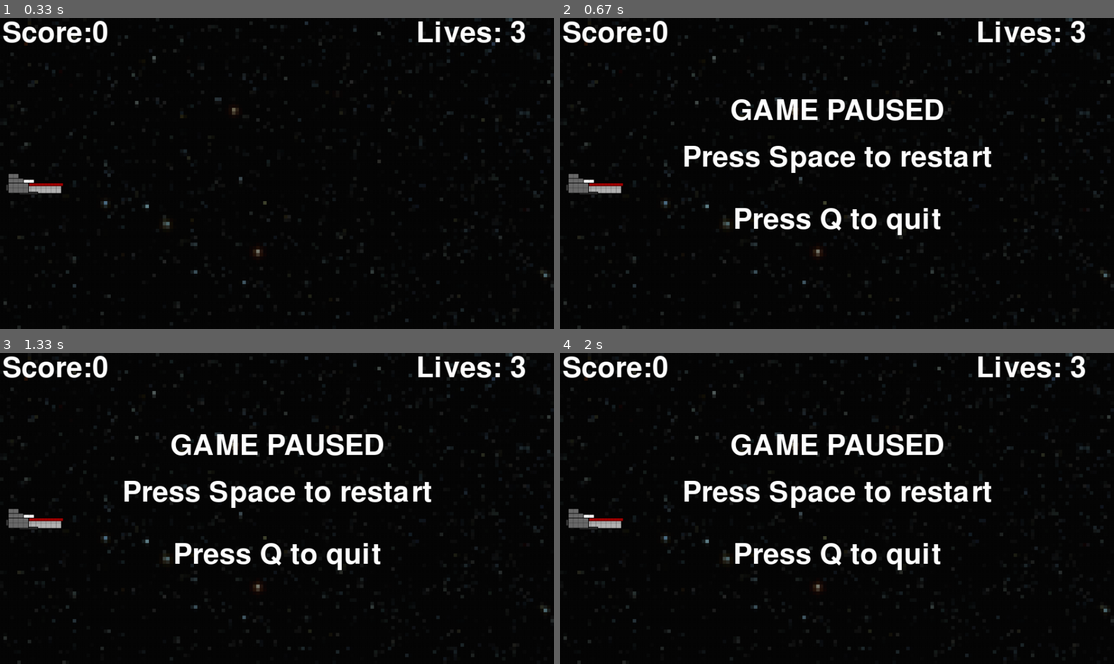
Above: before the commit, frames 1-4 (two rows, left to right).
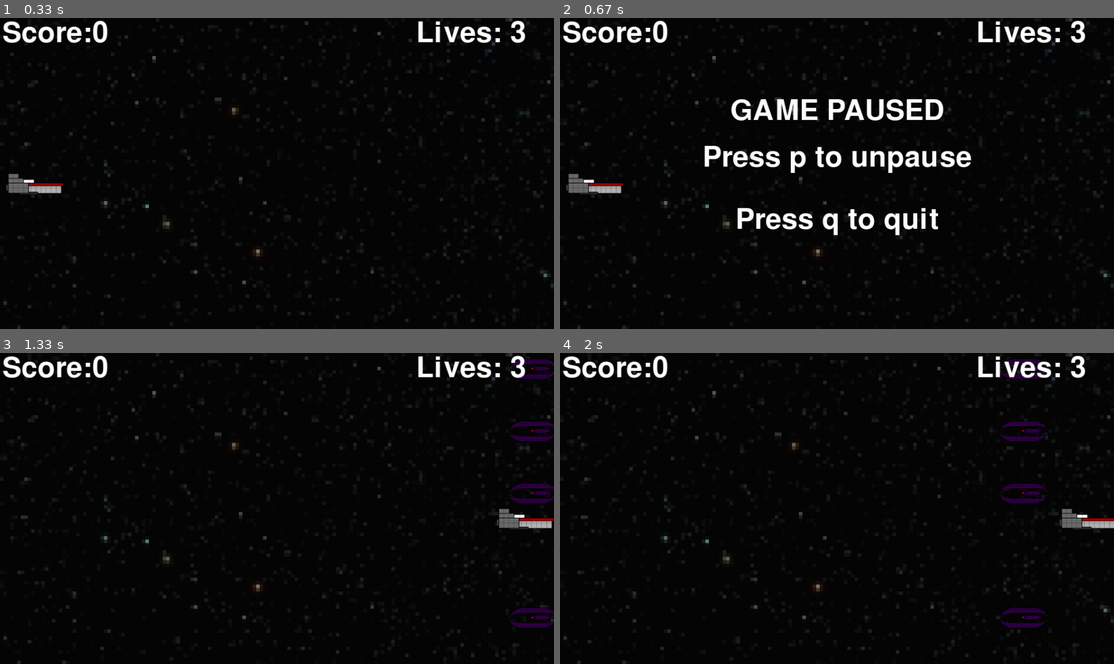
Above: after the commit, the same moments.

Repository: Demi-hero/UoN_Game_Project
Game: pygame game, started from Main.py
Two runs of this game, one before a commit and one after it. Both use one fixed random seed, a clock stepped at 60 frames per second and the inputs below.
Inputs (mouse positions are in pixels of both pictures, inside the frame that each line leads up to):
- Up to frame 1 (0.33 s): no input
- Up to frame 2 (0.67 s): hold P from 0.33 s (still down); hold Right from 0.33 s (still down); move the mouse to (814, 185) at 0.37 s
- Up to frame 3 (1.33 s): release P at 0.8 s; release Right at 0.8 s; hold P 0.83-1.3 s; hold Right 0.83-1.3 s; move the mouse to (454, 499) at 0.87 s; tap Space at 0.9, 1.2 s
- Up to frame 4 (2 s): tap Enter at 1.33 s; hold Right from 1.67 s (still down); tap Space at 1.73 s

Frame 1 is identical in both runs. In frame 2, 3.2% of the frame differs, in the area x 22-78%, y 41-70%; in frame 3, 6.1%, in the area x 1-100%, y 1-89%; in frame 4, 6.1%.

Commit message:
Pause Screen Function
Pause Screen now has a function and a flag. Can quit or resume from the pause screen.

Minimise still is broken.

Diff:
--- a/Main.py
+++ b/Main.py
@@ -35,6 +35,7 @@
         self.move = False
         self.score = 0
         self.lives = 0
+        self.paused = False
 
     # do on initialisation
     def on_init(self):
@@ -71,11 +72,11 @@
         # update hitbox with final pos
 
         self._player_hitbox = pyg.Rect(self.player_xpos, self.player_ypos,
-                                          Sprites.player1.ln, Sprites.player1.ht)
+                                       Sprites.player1.ln, Sprites.player1.ht)
 
         # bullet changes
         for bullet in Sprites.clip:
-            if bullet.alive:
+            if bullet.alive and not self.paused:
                 bullet.x += bullet.vx
                 bullet.hitbox = pyg.Rect(bullet.x, bullet.y, bullet.ln, bullet.ht)
             if bullet.x > Sprites.WIDTH:
@@ -94,10 +95,10 @@
                 if alien.hitbox.colliderect(bullet.hitbox):
                     alien.alive = False
                     bullet.alive = False
-                    self.score += 10
+                    self.score += 50
             if alien.hitbox.colliderect(self._player_hitbox):
                 self.on_crash()
-            if alien.alive:
+            if alien.alive and not self.paused:
                 alien.x += alien.vx
                 alien.hitbox = pyg.Rect(alien.x, alien.y, alien.ln, alien.ht)
             if alien.x < (0 - alien.ln):
@@ -109,28 +110,28 @@
                 alien.hitbox = pyg.Rect(alien.x, alien.y, alien.ln, alien.ht)
 
 
-
     # what to do when images render
     def on_render(self):
-
-        self._display_surf.fill(self.white)
-        self._display_surf.blit(self._backgroud_image, (0, 0))
-        self._display_surf.blit(self._image_surf, (self.player_xpos,
-                                                   self.player_ypos))
-        for bullet in Sprites.clip:
-            if bullet.alive:
-                self._display_surf.blit(bullet.bull, (bullet.x, bullet.y))
-        for alien in Sprites.swarm:
-            if alien.alive:
-                self._display_surf.blit(alien.ship, (alien.x, alien.y))
-        self.message_display("Score:{}".format(self.score), 0.05, 0.1)
-        self.message_display("Lives: {}".format(self.lives), 0.05, .85)
-        self.clock.tick(60)
-        pyg.display.flip()
+        if not self.paused:
+            self._display_surf.fill(self.white)
+            self._display_surf.blit(self._backgroud_image, (0, 0))
+            self._display_surf.blit(self._image_surf, (self.player_xpos,
+                                                       self.player_ypos))
+            for bullet in Sprites.clip:
+                if bullet.alive:
+                    self._display_surf.blit(bullet.bull, (bullet.x, bullet.y))
+            for alien in Sprites.swarm:
+                if alien.alive:
+                    self._display_surf.blit(alien.ship, (alien.x, alien.y))
+            self.message_display("Score:{}".format(self.score), 0.05, 0.1)
+            self.message_display("Lives: {}".format(self.lives), 0.05, .85)
+            self.clock.tick(60)
+            pyg.display.flip()
 
     # what to do when clearing images
     def on_cleanup(self):
         pyg.quit()
+        quit()
 
     # what to do when exicuting the file.
     def on_execute(self):
--- a/event_handler.py
+++ b/event_handler.py
@@ -11,6 +11,26 @@
 class HandleEvent():
     def __init__(self):
         pass
+
+    def text_objects(self, text, font):
+        textsurface = font.render(text, True, self.white)
+        return textsurface, textsurface.get_rect()
+
+    def message_display(self, text, yloc=.45, xloc=.5):
+        largetext = pyg.font.Font('freesansbold.ttf', 50)
+        textsurf, textrect = self.text_objects(text, largetext)
+        textrect.center = (self.width * xloc), (self.height * yloc)
+        self._display_surf.blit(textsurf, textrect)
+
+    def on_pause(self):
+        if not self.paused:
+            self.paused = True
+            self.message_display("GAME PAUSED", .30)
+            self.message_display("Press p to unpause")
+            self.message_display("Press q to quit", .65)
+            pyg.display.update()
+        else:
+            self.paused = False
 
     def on_input_focus(self):
         pass
@@ -32,16 +52,12 @@
                 if not bullet.alive:
                     bullet.fire(self.player_xpos, self.player_ypos)
         elif event.key == pyg.K_p:
-            self.message_display("GAME PAUSED", .30)
-            self.message_display("Press Space to restart")
-            self.message_display("Press Q to quit", .65)
-            pyg.display.update()
-            while True:
-                for event in pyg.event.get():
-                    if event.type == pyg.K_p:
-                        break
-                    if event.type == pyg.K_q:
-                        pyg.quit()
+            self.on_pause()
+        elif event.key == pyg.K_q:
+            if self.paused:
+                self.on_exit()
+
+
 
     def on_key_up(self, event):
         if event.key == pyg.K_LEFT or event.key == pyg.K_RIGHT:
@@ -69,17 +85,13 @@
         pass
     def on_mbutton_down(self, event):
         pass
+
     def on_minimize(self):
-        # freeze all updates
+        self.paused = True
+
+    def on_restore(self):
         pass
-    def on_restore(self):
-        self.message_display("GAME PAUSED")
-        self.message_display("Press Space to restart")
-        pyg.display.update()
-        while True:
-            for event in pyg.event.get():
-                if event.type == pyg.K_SPACE:
-                    break
+
     def on_resize(self,event):
         pass
     def on_expose(self):
@@ -92,7 +104,7 @@
             self.message_display("Game Over")
             self.message_display("Press any key to try again", .65)
             pyg.display.update()
-            time.sleep(1)
+            time.sleep(2)
             while True:
                 for event in pyg.event.get():
                     if event.type == pyg.KEYDOWN:
@@ -112,16 +124,6 @@
                 aliens.alive = False
             self._player_hitbox = pyg.Rect(self.player_xpos, self.player_ypos,
                                            Sprites.player1.ln, Sprites.player1.ht)
-
-    def text_objects(self, text, font):
-        textsurface = font.render(text, True, self.white)
-        return textsurface, textsurface.get_rect()
-
-    def message_display(self, text, yloc=.45, xloc=.5):
-        largetext = pyg.font.Font('freesansbold.ttf', 50)
-        textsurf, textrect = self.text_objects(text, largetext)
-        textrect.center = (self.width * xloc), (self.height * yloc)
-        self._display_surf.blit(textsurf, textrect)
 
     def on_exit(self):
         self._running = False
